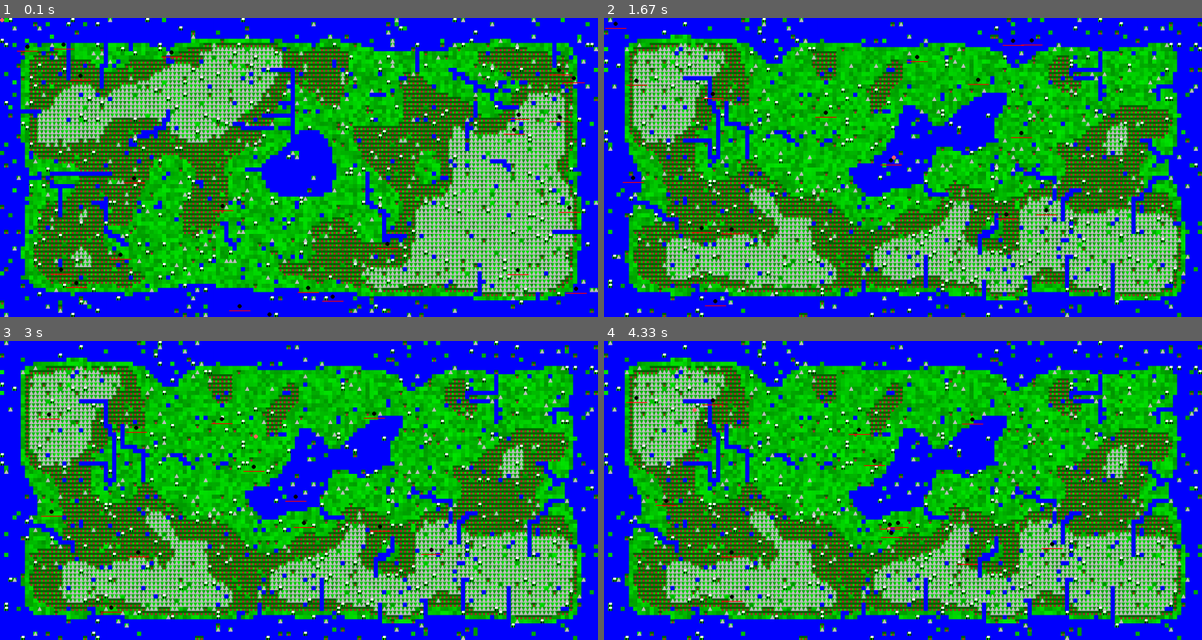
Above: before the commit, frames 1-4 (two rows, left to right).
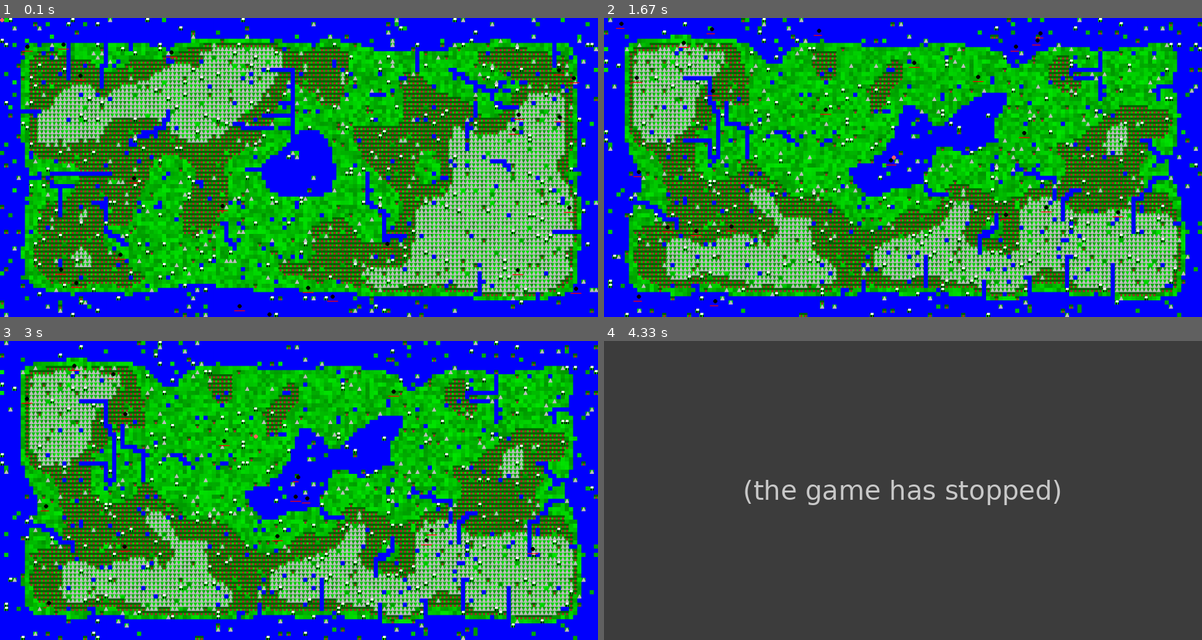
Above: after the commit, the same moments.

Repository: briankardon/GenesisIsland
Game: pygame game, started from genisis_island.py
The game is run twice, just before and just after one commit, with the same random seed, the same clock (stepped at 60 frames per second) and the same inputs.
Inputs (mouse positions are in pixels of both pictures, inside the frame that each line leads up to):
- Up to frame 1 (0.1 s): no input
- Up to frame 2 (1.67 s): hold Right 0.33-0.8 s; tap Space at 0.83 s; click (903, 170) at 1.22 s; click (891, 158) at 1.55 s
- Up to frame 3 (3 s): press the mouse at (299, 526) at 1.87 s; move the mouse to (328, 547) at 1.97 s; release the mouse at (352, 565) at 2.1 s; press the mouse at (287, 481) at 2.2 s; move the mouse to (287, 460) at 2.3 s; release the mouse at (281, 439) at 2.43 s; press the mouse at (299, 493) at 2.53 s; move the mouse to (197, 436) at 2.63 s; release the mouse at (101, 379) at 2.77 s; press the mouse at (299, 493) at 2.87 s; move the mouse to (257, 436) at 2.97 s
- Up to frame 4 (4.33 s): release the mouse at (819, 379) at 3.1 s; press the mouse at (903, 526) at 3.2 s; move the mouse to (885, 496) at 3.3 s; release the mouse at (867, 463) at 3.43 s; press the mouse at (903, 526) at 3.53 s; move the mouse to (801, 469) at 3.63 s; release the mouse at (693, 409) at 3.77 s

The runs differ from the first frame. In frame 1, 0.2% of the frame differs, in the area x 2-99%, y 10-99%; in frame 2, 0.6%; in frame 3, 0.5%; in frame 4, 100%, in the area x 0-100%, y 0-100%.
Error after the commit: AttributeError: 'list' object has no attribute 'resources' (genisis_island.py line 131); the game stopped at 4.05 s (later frames are placeholders)

Commit message:
Update genisis_island.py

Diff:
--- a/genisis_island.py
+++ b/genisis_island.py
@@ -66,6 +66,7 @@
             self.y=y
             self.speed=1
             self.life=100
+            self.first=1
             self.board=board
             self.cooldown=0
             self.gox=self.x-int(choice(['20','-20']))
@@ -75,32 +76,45 @@
             kill=False
             if self.cooldown==2:
                 self.cooldown=0
-                kill=True
-                choicegox=['20','-20']
-                choicegoy=['20','-20']
-                for k in range(len(choicegoy)):
+                kill=25
+                choicegox=['20','0','-20']
+                choicegoy=['20','0','-20']
+                for k in range(2):
                     move=randint(0,(len(choicegox)-1))
                     movey=randint(0,(len(choicegoy)-1))
+                    if choicegoy==['20','-20']:
+                        move=1
+                    if move==0 or move==2:
+                        movey=1
                     self.gox=self.x-int(choicegox[move])
                     self.goy=self.y-int(choicegoy[movey])
                     choicegox.pop(move)
                     choicegoy.pop(movey)
-                    try:
-                        if self.gox==int(self.gox) and (self.gox/10)<len(self.board) and self.goy==int(self.goy) and (self.goy/10)<len(self.board[0]) and (board[round(self.gox/10)][round(self.goy/10)].biome!='water'):
+                    if self.first==0:
+                        if self.gox==int(self.gox) and self.goy==int(self.goy) and self.gox==abs(self.gox) and (self.gox/10)<len(self.board) and self.goy==abs(self.goy) and (self.goy/10)<len(self.board[0]) and board[round(self.gox/10)][round(self.goy/10)].biome!='water':
                             if self.board[round(self.x/10)][round(self.y/10)].biome!='water':
                                 kill=False
                                 break
-                    except IndexError:
-                        pass
                 self.moving=True
+            if first==0:
+                if self.board[round(self.x/10)][round(self.y/10)].biome=='trees':
+                    pass
+                    ##moveability=-((self.speed/4)/3)
+                elif self.board[round(self.x/10)][round(self.y/10)].biome=='mounains':
+                    pass
+                    ##moveability=-(self.speed/2)
+                else:
+                    pass
+            moveability=0
+            self.first=0
             if self.x<self.gox:
-                self.x+=self.speed
+                self.x+=self.speed+moveability
             elif self.x>self.gox:
-                self.x-=self.speed
+                self.x-=self.speed+moveability
             if self.y<self.goy:
-                self.y+=self.speed
+                self.y+=self.speed+moveability
             elif self.y>self.goy:
-                self.y-=self.speed
+                self.y-=self.speed+moveability
             if self.x==self.gox and self.y==self.goy:
                 self.moving=False
                 self.cooldown=1
@@ -109,11 +123,18 @@
             return kill
         def draw(self,surface):
             pygame.draw.circle(surface,'black',(self.x,self.y),5)
-            pygame.draw.line(surface,'red',(self.x-25,self.y+10),((self.x-25)+(self.life/2),self.y+10),2)
-        def harvest(self):
-            for bleh in range(len(self.board.resources)):
-                self.resources.append(self.board.resources[bleh])
+            pygame.draw.line(surface,'red',(self.x-12.5,self.y+10),((self.x-12.5)+(self.life/4),self.y+10),2)
+        def harvest(self,tile='sheep'):
+            try:
+                if self.board[round(self.x/10)][round(self.y/10)].biome==tile:
+                    for bleh in range(len(self.board[round(self.x/10)][round(self.y/10)].resources)):
+                        self.resources.append(self.board.resources[bleh])
+                        self.board.resources=[]
+            except IndexError:
+                pass
             return self.board
+        def update_land(self,board):
+            self.board=board
     class Controls:
         def menu(font,backgroundcolor,title,screen,*options):
             screen.fill(backgroundcolor)
@@ -210,6 +231,10 @@
             new_tile = Tile(tile_coords=(bleh, bluh), biome=biome)
             board[bleh].append(new_tile)
             tiles.add(new_tile)
+    for bleh in range(len(board)):
+        for bluh in range(len(board[bleh])):
+            if board[bleh][bluh].biome=='sheep':
+                board[bleh][bluh].resources=['meat','meat']
     yx=randint(1,width_in_tiles)
     yy=randint(1,height_in_tiles)
     cool=0
@@ -372,7 +397,11 @@
         pop=[]
         for bleh in range(len(peeps)):
             if space==0:
-                if peeps[bleh].move():
+                peeps[bleh].harvest()
+                kill=peeps[bleh].move()
+                if kill!=False:
+                    peeps[bleh].life-=kill
+                if peeps[bleh].life==0:
                     pop.append(bleh)
             peeps[bleh].draw(screen)
             if space==1:
